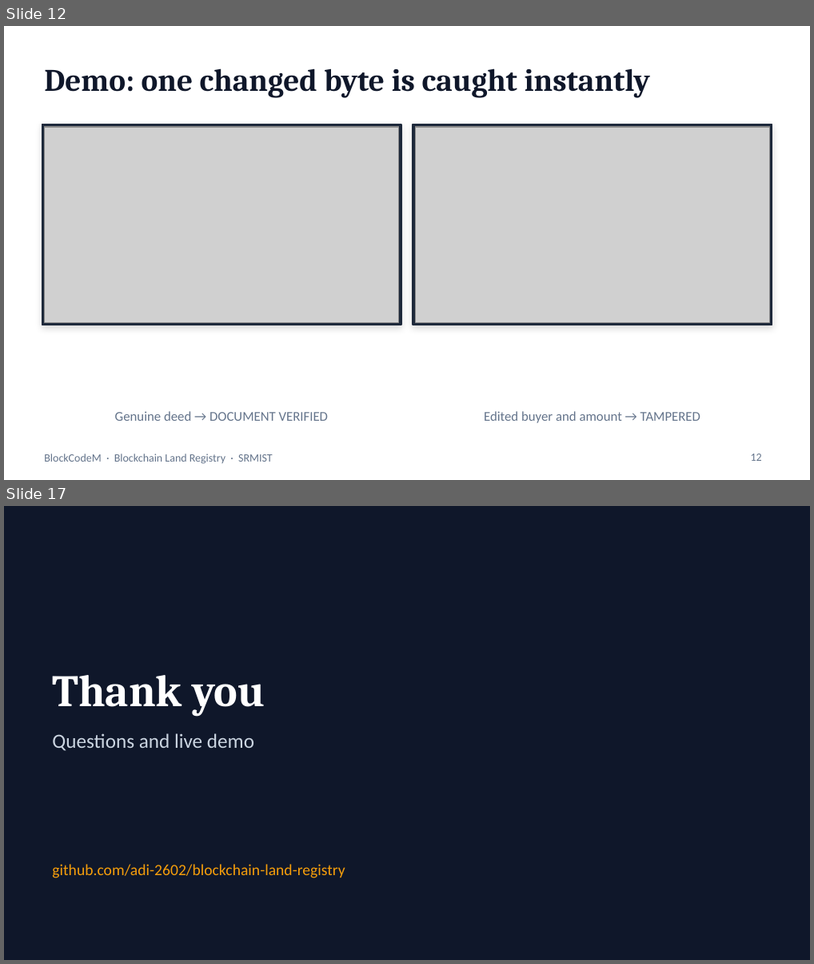
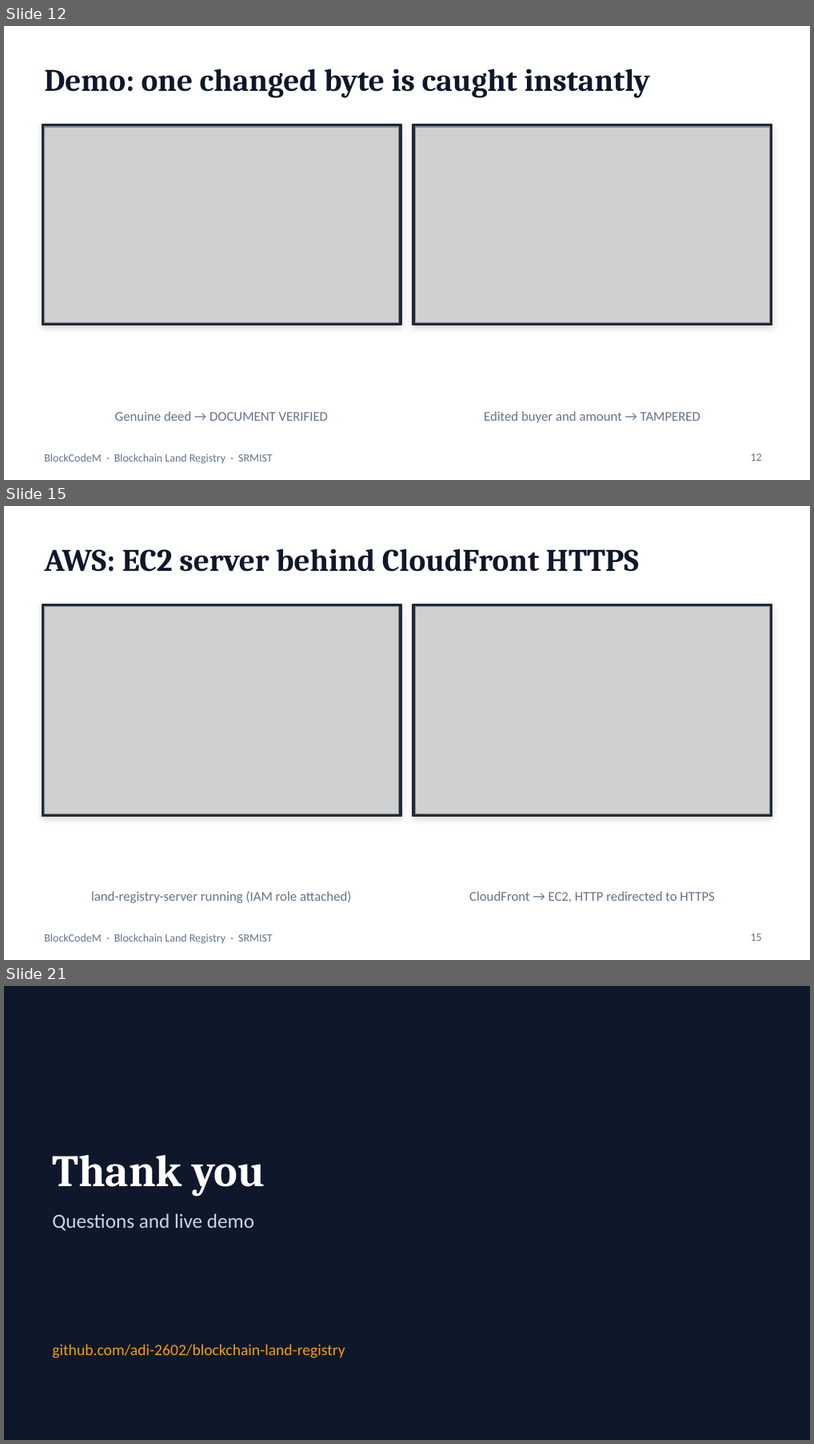
Before and after one commit to Adi-2602/blockchain-land-registry, a slide deck: docs/BlockCodeM_Land_Registry_Final_PPT.pptx. Shown one above the other, each under a label of ours: slides 12 and 17 before the commit, slides 12, 15 and 21 after it; the slides between them are not shown. The pictures are 814x964 and 814x1444 pixels, drawn with LibreOffice and Linux fonts; fonts in the diff are those of the drawing; grey boxes stand for pictures. Boxes give left, top, right and bottom in pixels: in the first picture for what was removed or moved away, otherwise in the second. Text is boxed around its words. In the diff, an @@ line names an element or a change of style, - is before the commit and + after.

```diff
--- a/docs/BlockCodeM_Land_Registry_Final_PPT.pptx
+++ b/docs/BlockCodeM_Land_Registry_Final_PPT.pptx
@@ slide 15 added at (x1=4, y1=506, x2=810, y2=960), background #FFFFFF; not listed: 1 template element that a slide beside it also shows @@
@@ title added at (x1=44, y1=548, x2=639, y2=572), 28 pt, text #0F172A, bold @@
+AWS: EC2 server behind CloudFront HTTPS
@@ rectangle added at (x1=42, y1=604, x2=402, y2=816), fill #1E293B, outline #1E293B 1 pt @@
@@ picture added at (x1=44, y1=607, x2=399, y2=813) @@
@@ rectangle added at (x1=413, y1=604, x2=773, y2=816), fill #1E293B, outline #1E293B 1 pt @@
@@ picture added at (x1=415, y1=607, x2=770, y2=813) @@
@@ text added at (x1=91, y1=891, x2=352, y2=903), 12 pt, text #64748B @@
+land-registry-server running (IAM role attached)
@@ text added at (x1=470, y1=891, x2=714, y2=902), 12 pt, text #64748B @@
+CloudFront → EC2, HTTP redirected to HTTPS
@@ page number added at (x1=751, y1=933, x2=762, y2=940), 10 pt, text #64748B @@
+15
@@ what was slide 17 is now slide 21 @@
```
Also in this commit, not shown: 8 slides changed, 4 other slides added, 1 slide removed, 5 other files.
